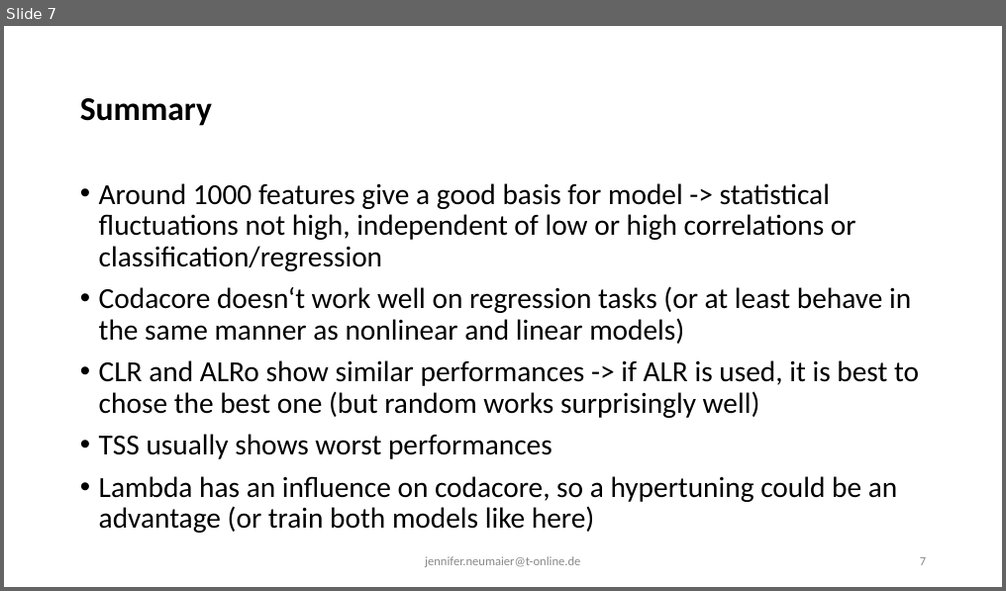
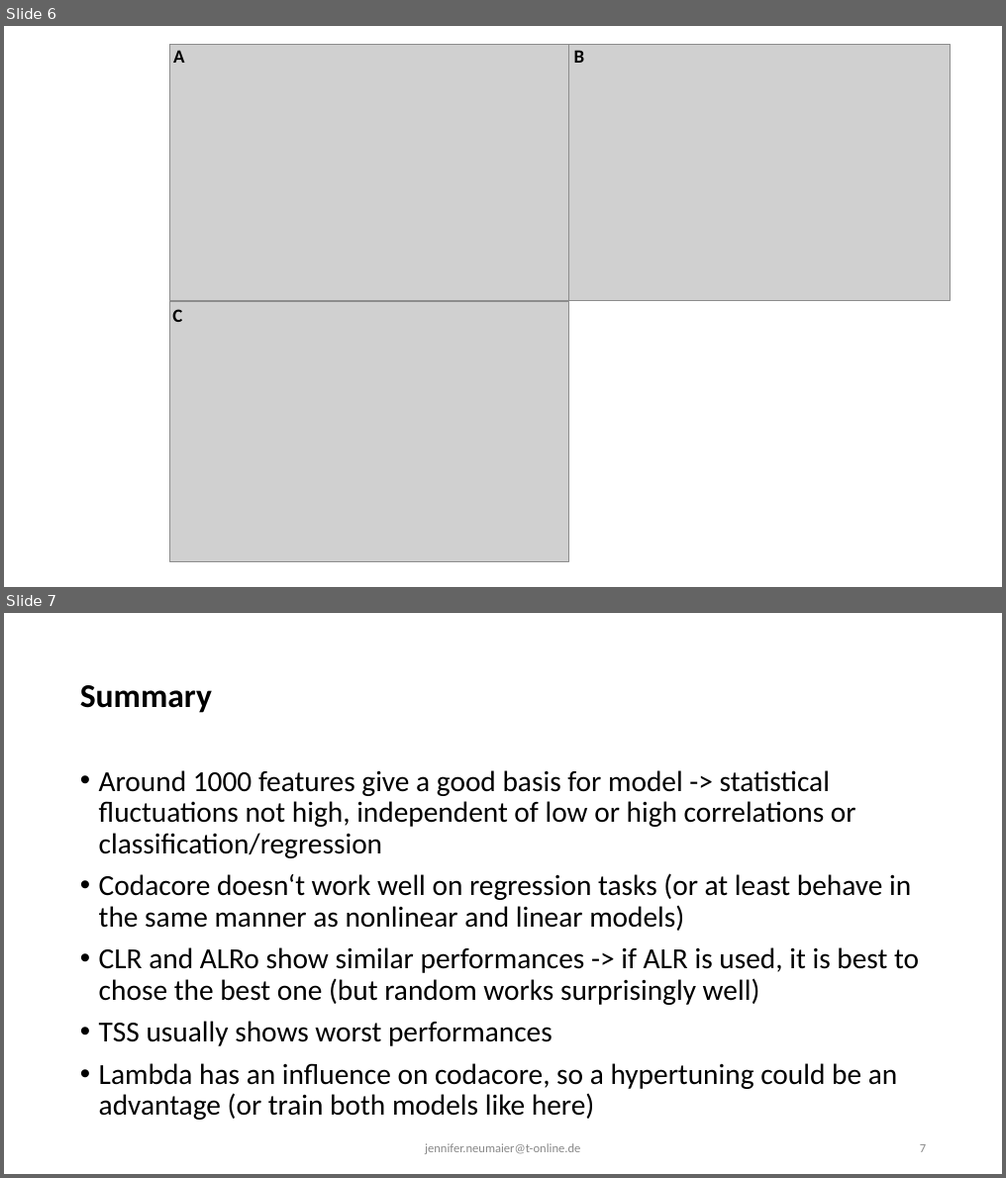
Before and after one commit to JenniferNeumaier/ml_coda, a slide deck: doc/Results for Master Thesis.odp. Shown one above the other, each under a label of ours: slide 7 before the commit, slides 6 and 7 after it. The pictures are 1006x591 and 1006x1178 pixels, drawn with LibreOffice and Linux fonts; fonts in the diff are those of the drawing; grey boxes stand for pictures. Boxes give left, top, right and bottom in pixels: in the first picture for what was removed or moved away, otherwise in the second. Text is boxed around its words. In the diff, an @@ line names an element or a change of style, - is before the commit and + after.

```diff
--- a/doc/Results for Master Thesis.odp
+++ b/doc/Results for Master Thesis.odp
@@ slide 6 added at box(4, 26, 1002, 587), background #FFFFFF @@
@@ group added at box(169, 44, 950, 562): 3 pictures, 3 texts @@
+A
+B
+C
```
Also in this commit, not shown: 4 slides changed, 3 other slides added, 2 slides removed, 27 other files.
